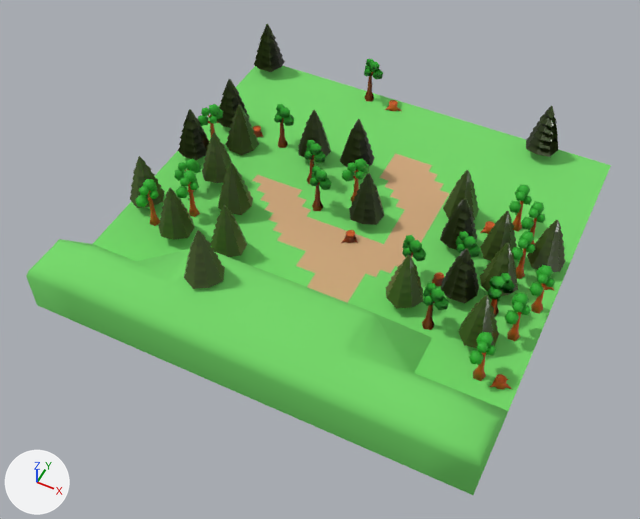
The FBX model ToylandSiege/Content/Terrain/tutoriallvl.FBX: old version first, new version second.
Rendered twice from a camera (50 mm lens) standing at (7.5, -16.62, 19.09) and looking at (-0.02, -1.59, 0.29). Every picture has the same lights, and +X, +Y and +Z are marked at lower left. Where no turn or scale is listed for an object, it has been applied to the vertices.

The older version as bpy lines, for what is in view:
```python
mat_02___default = principled_material('02 - Default')
mat_02___default.base_color = (0.169, 0.69, 0.133)  # green #72d866
mat_02___default.roughness = 0.859
me_mesh = bpy.data.meshes.new('Mesh')
me_mesh.from_pydata(...)  # 9128 vertices, 16999 faces; spans x -6.36..6.35, y -6.35..6.44, z -0.32..3.49
me_mesh.materials.append(mat_02___default)  # green #72d866
me_mesh.materials.append(mat_ground1)  # brown #d1a87c
me_mesh.materials.append(mat_material_001)  # orange #d15a16
me_mesh.materials.append(mat_material_003)  # green #33d929
me_mesh.materials.append(mat_material_004)  # orange #d19830
me_mesh.materials.append(mat_treeleaves)  # dark green #415521
me_mesh.materials.append(mat_bark)  # brown #704b27
me_mesh.materials.append(mat_material_002)  # orange #d15a16
me_mesh.materials.append(mat_material_007)  # green #29ac28
ob_box001 = bpy.data.objects.new('Box001', me_mesh)
ob_box001.location = (0.0, 0.0, 0.0)
```
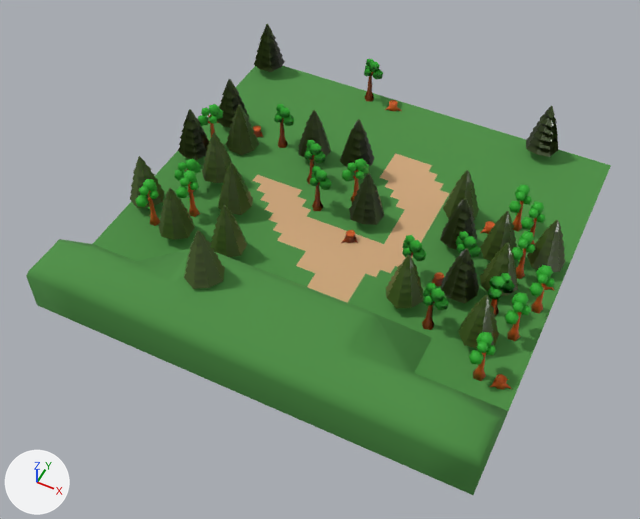
Where the change shows, as pixel boxes [x1, y1, x2, y2] in the pictures (640 x 519 px):
```json
{"object": "Box001", "change": "recoloured", "before": [26, 63, 611, 495], "after": [26, 63, 611, 495]}
```

Edits to the scene script, one JSON object a line:
```json
{"op": "set", "path": "mat_02___default.base_color", "old": "(0.169, 0.69, 0.133)", "new": "(0.0667, 0.271, 0.051)", "note": "green #72d866 -> green #498e40"}
```
